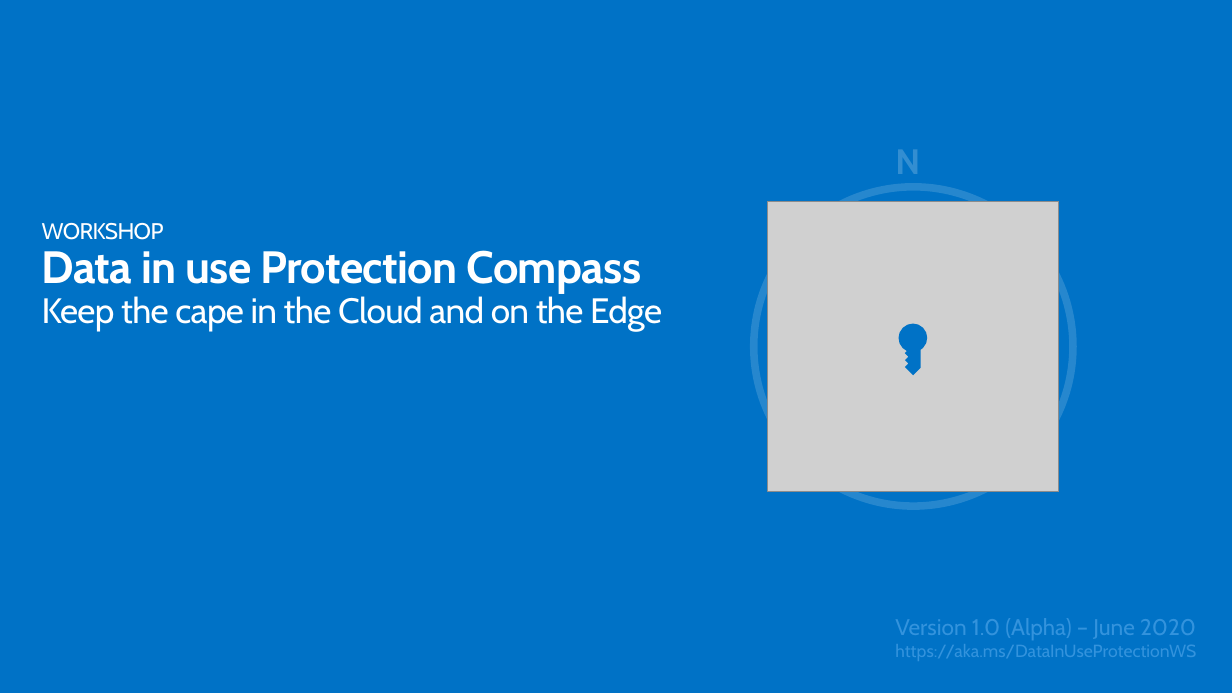
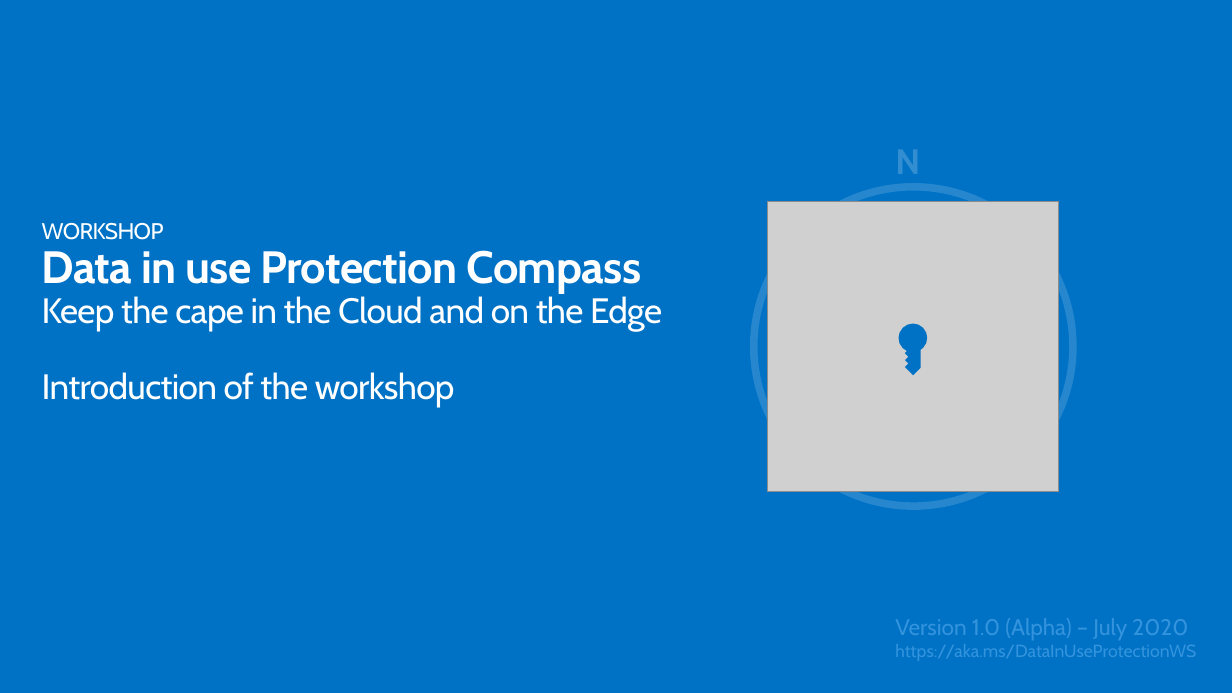
Before and after one commit to microsoft/data-in-use-protection-workshop, a slide deck: slide 1 of decks/Data in use Protection Compass - Introduction.pptx. Drawn at 1232x693 pixels with LibreOffice and Linux fonts; fonts in the diff are those of the drawing; grey boxes stand for pictures. Boxes give left, top, right and bottom in pixels: in the first picture for what was removed or moved away, otherwise in the second. Text is boxed around its words. In the diff, an @@ line names an element or a change of style, - is before the commit and + after.

Commit message:
Version 1.0 (Alpha) - July 2020

```diff
--- a/decks/Data in use Protection Compass - Introduction.pptx
+++ b/decks/Data in use Protection Compass - Introduction.pptx
@@ title at bbox=[42, 223, 662, 408]: text changed @@
-WORKSHOP
-Data in use Protection Compass
-Keep the cape in the Cloud and on the Edge
+WORKSHOP
+Data in use Protection Compass
+Keep the cape in the Cloud and on the Edge
+Introduction of the workshop
@@ text at bbox=[895, 618, 1188, 640]: text changed @@
-Version 1.0 (Alpha) – June 2020
+Version 1.0 (Alpha) – July 2020
```
Also in this commit, not shown: 3 other slides changed, 25 other files.
